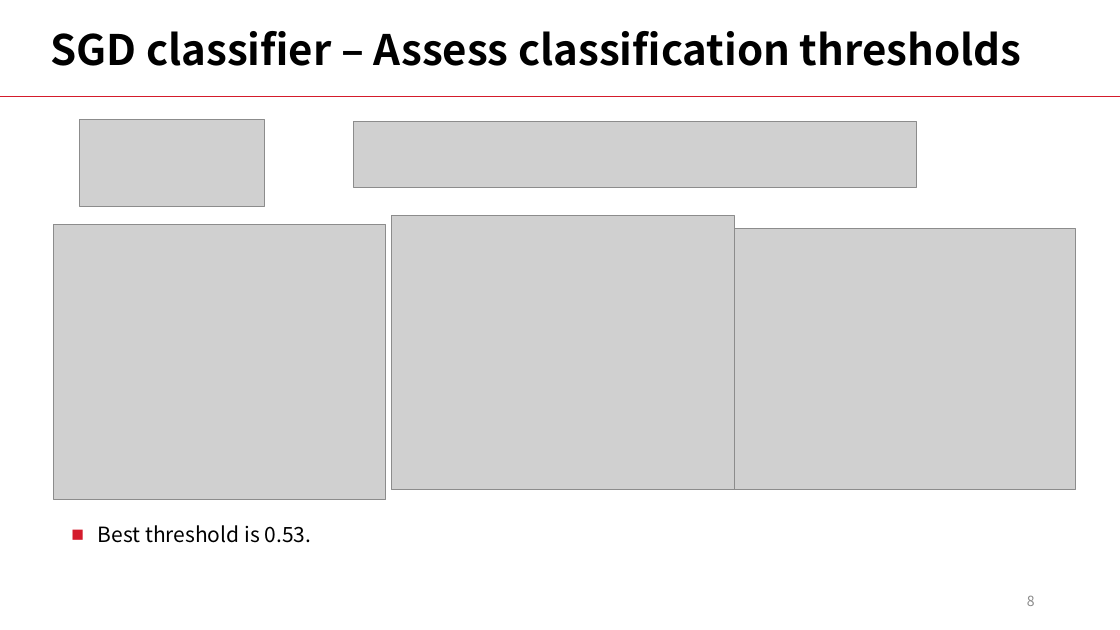
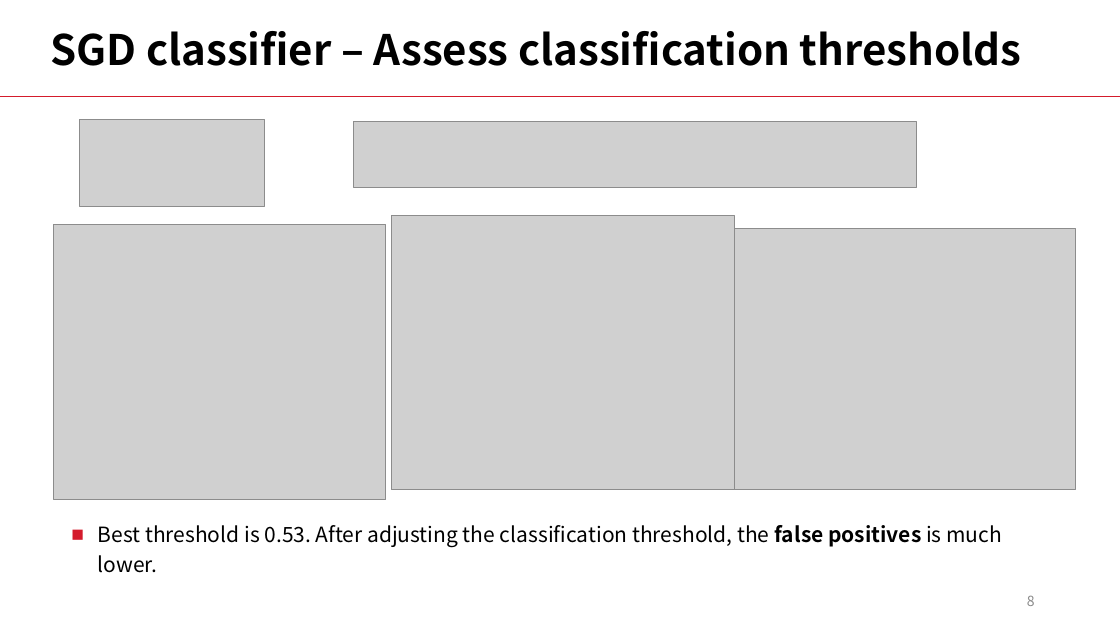
Before and after one commit to LiyangSong/Advertisement-CTR-Prediction, a slide deck: slide 8 of submissions/phase3/stepvi.pptx. Drawn at 1120x630 pixels with LibreOffice and Linux fonts; fonts in the diff are those of the drawing; grey boxes stand for pictures. Boxes give left, top, right and bottom in pixels: in the first picture for what was removed or moved away, otherwise in the second. Text is boxed around its words. In the diff, an @@ line names an element or a change of style, - is before the commit and + after.

```diff
--- a/submissions/phase3/stepvi.pptx
+++ b/submissions/phase3/stepvi.pptx
@@ text at [98, 525, 1002, 547]: text changed @@
-■ Best threshold is 0.53.
+■ Best threshold is 0.53. After adjusting the classification threshold, the false positives is much lower.
```
Also in this commit, not shown: 17 other slides changed, 4 slides removed.
